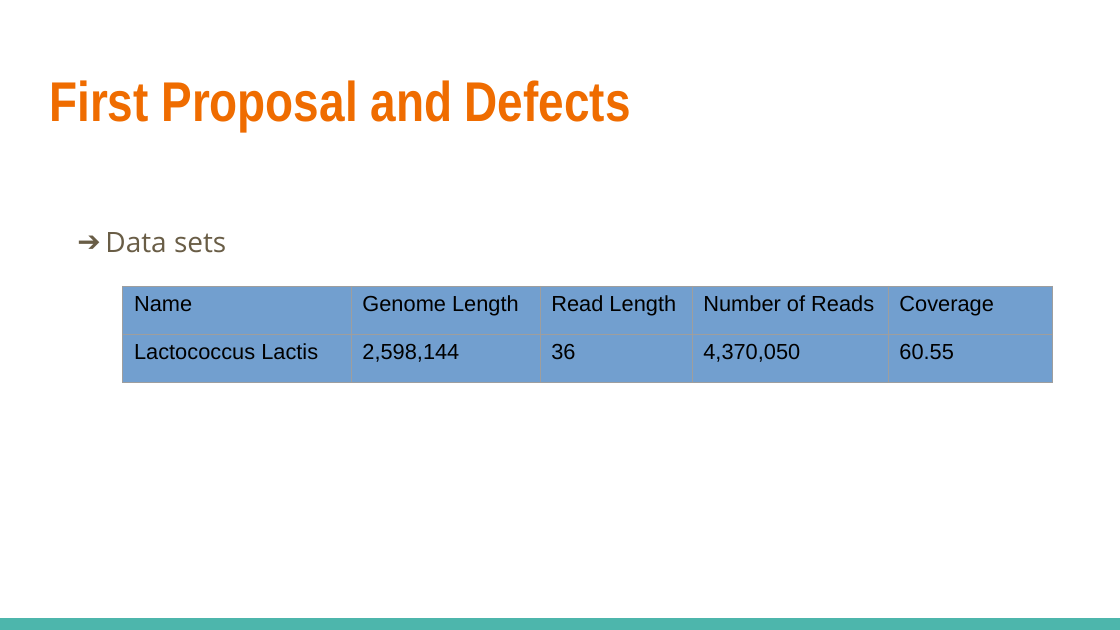
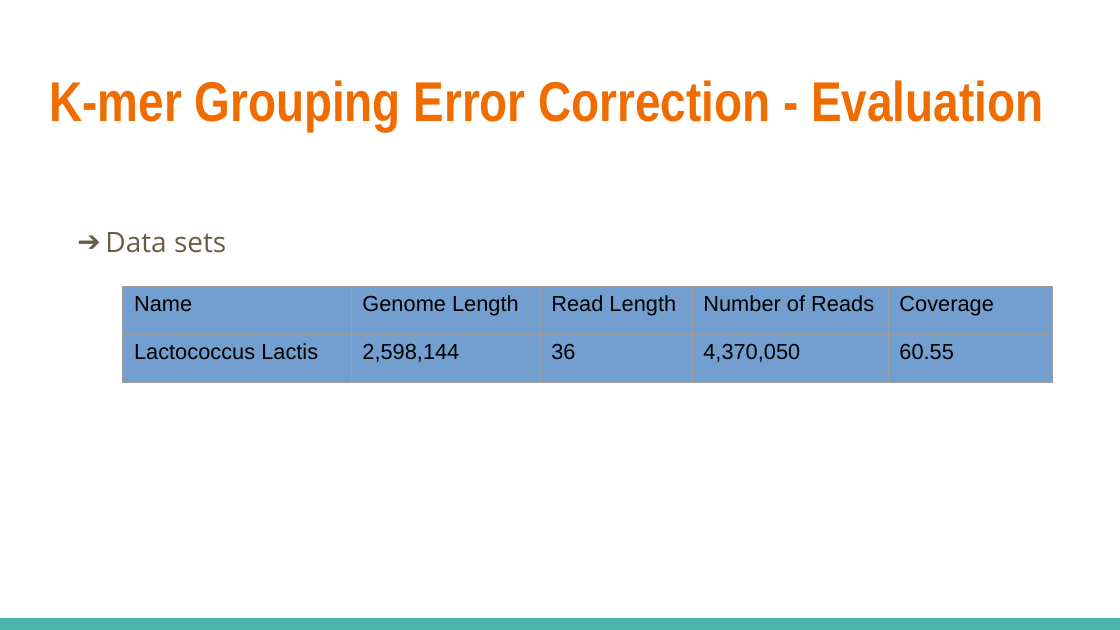
Before and after one commit to salmagomaa/masters-seminar, a slide deck: slide 62 of Presentation/DNA_Seq_Error_Corr_Alg.odp (slide 48 before the commit). Drawn at 1120x630 pixels with LibreOffice and Linux fonts; fonts in the diff are those of the drawing. Boxes give left, top, right and bottom in pixels: in the first picture for what was removed or moved away, otherwise in the second. Text is boxed around its words. In the diff, an @@ line names an element or a change of style, - is before the commit and + after.

```diff
--- a/Presentation/DNA_Seq_Error_Corr_Alg.odp
+++ b/Presentation/DNA_Seq_Error_Corr_Alg.odp
@@ title at bbox=[49, 80, 1043, 131]: text changed @@
-First Proposal and Defects
+K-mer Grouping Error Correction - Evaluation
```
Also in this commit, not shown: 36 other slides changed, 17 slides added, 1 slide removed, 1 other file.
